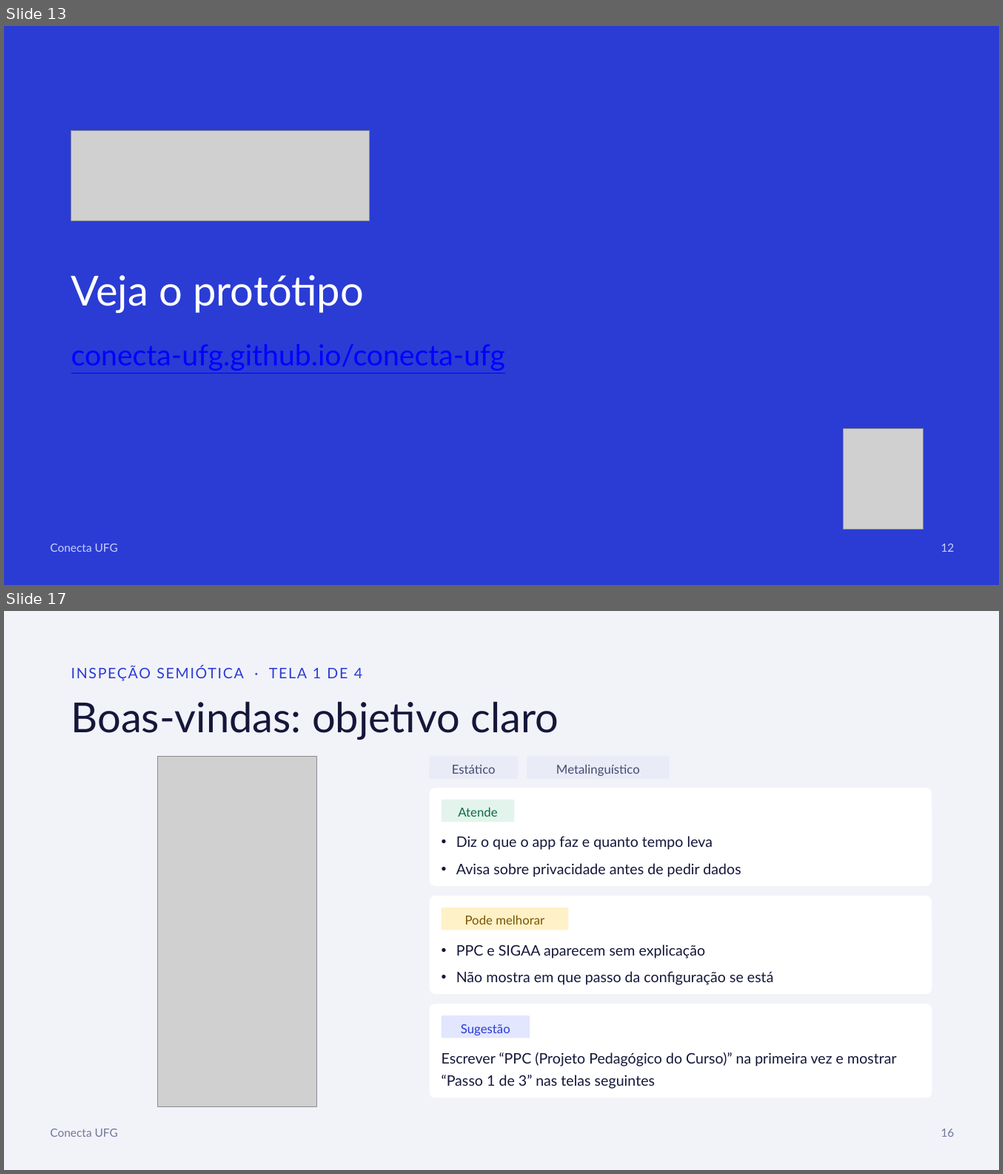
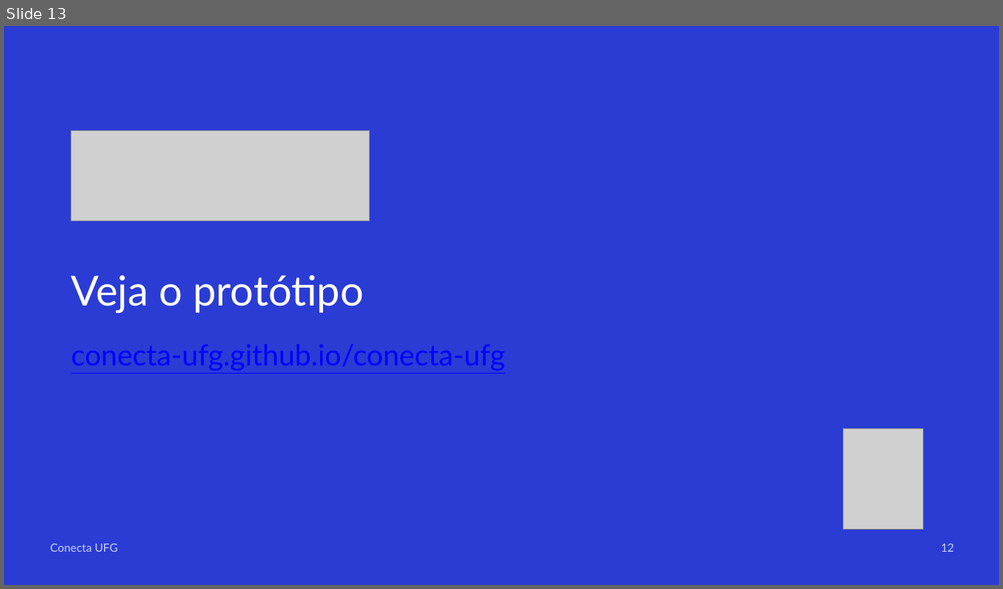
Before and after one commit to conecta-ufg/conecta-ufg, a slide deck: 05-Apresentacao/Apresentacao_Conecta_UFG.pptx. Shown one above the other, each under a label of ours: slides 13 and 17 before the commit, slide 13 after it; the slides between them are not shown. The pictures are 1003x1174 and 1003x589 pixels, drawn with LibreOffice and Linux fonts; fonts in the diff are those of the drawing; grey boxes stand for pictures. Boxes give left, top, right and bottom in pixels: in the first picture for what was removed or moved away, otherwise in the second. Text is boxed around its words. In the diff, an @@ line names an element or a change of style, - is before the commit and + after.

```diff
--- a/05-Apresentacao/Apresentacao_Conecta_UFG.pptx
+++ b/05-Apresentacao/Apresentacao_Conecta_UFG.pptx
@@ slide 17 removed at bbox=[4, 611, 999, 1170], background #FFFFFF @@
@@ rectangle removed at bbox=[4, 611, 999, 1170] @@
@@ text removed at bbox=[71, 666, 362, 681] @@
-INSPEÇÃO SEMIÓTICA · TELA 1 DE 4
@@ text removed at bbox=[71, 701, 559, 740] @@
-Boas-vindas: objetivo claro
@@ picture removed at bbox=[158, 757, 316, 1107] @@
@@ rounded rectangle removed at bbox=[430, 757, 518, 779] @@
@@ text removed at bbox=[452, 765, 495, 774] @@
-Estático
@@ rounded rectangle removed at bbox=[527, 757, 669, 779] @@
@@ text removed at bbox=[556, 764, 640, 776] @@
-Metalinguístico
@@ rounded rectangle removed at bbox=[430, 788, 931, 886] @@
@@ rounded rectangle removed at bbox=[441, 800, 515, 822] @@
@@ text removed at bbox=[458, 807, 497, 817] @@
-Atende
@@ text removed at bbox=[456, 836, 740, 877] @@
-• Diz o que o app faz e quanto tempo leva
-• Avisa sobre privacidade antes de pedir dados
@@ rounded rectangle removed at bbox=[430, 896, 931, 994] @@
@@ rounded rectangle removed at bbox=[441, 908, 568, 931] @@
@@ text removed at bbox=[465, 915, 544, 925] @@
-Pode melhorar
@@ text removed at bbox=[456, 945, 774, 985] @@
-• PPC e SIGAA aparecem sem explicação
-• Não mostra em que passo da configuração se está
@@ rounded rectangle removed at bbox=[430, 1004, 931, 1098] @@
@@ rounded rectangle removed at bbox=[441, 1016, 530, 1039] @@
@@ text removed at bbox=[461, 1025, 510, 1036] @@
-Sugestão
@@ text removed at bbox=[441, 1053, 896, 1089] @@
-Escrever “PPC (Projeto Pedagógico do Curso)” na primeira vez e mostrar “Passo 1 de 3” nas telas seguintes
@@ text removed at bbox=[50, 1129, 118, 1137] @@
-Conecta UFG
@@ text removed at bbox=[941, 1129, 954, 1137] @@
-16
```
Also in this commit, not shown: 5 slides changed, 2 slides added, 2 other slides removed, 5 other files.
